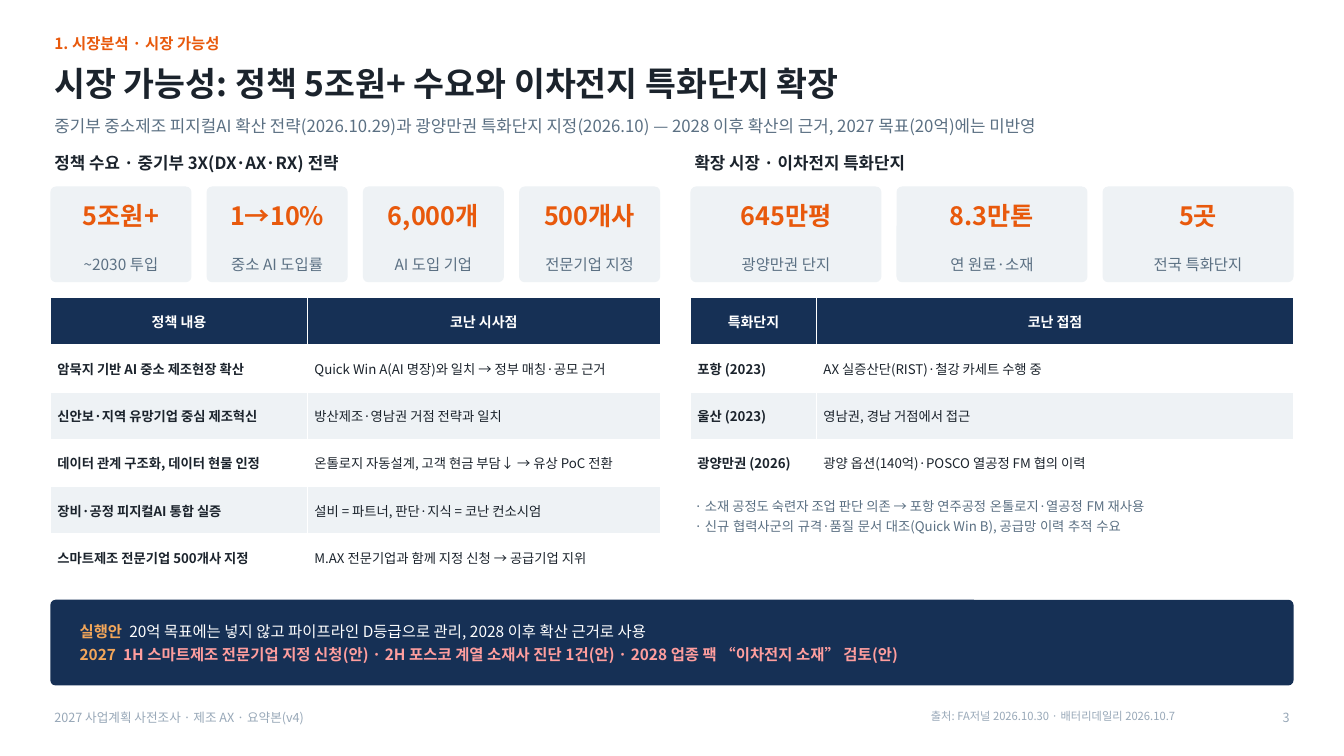
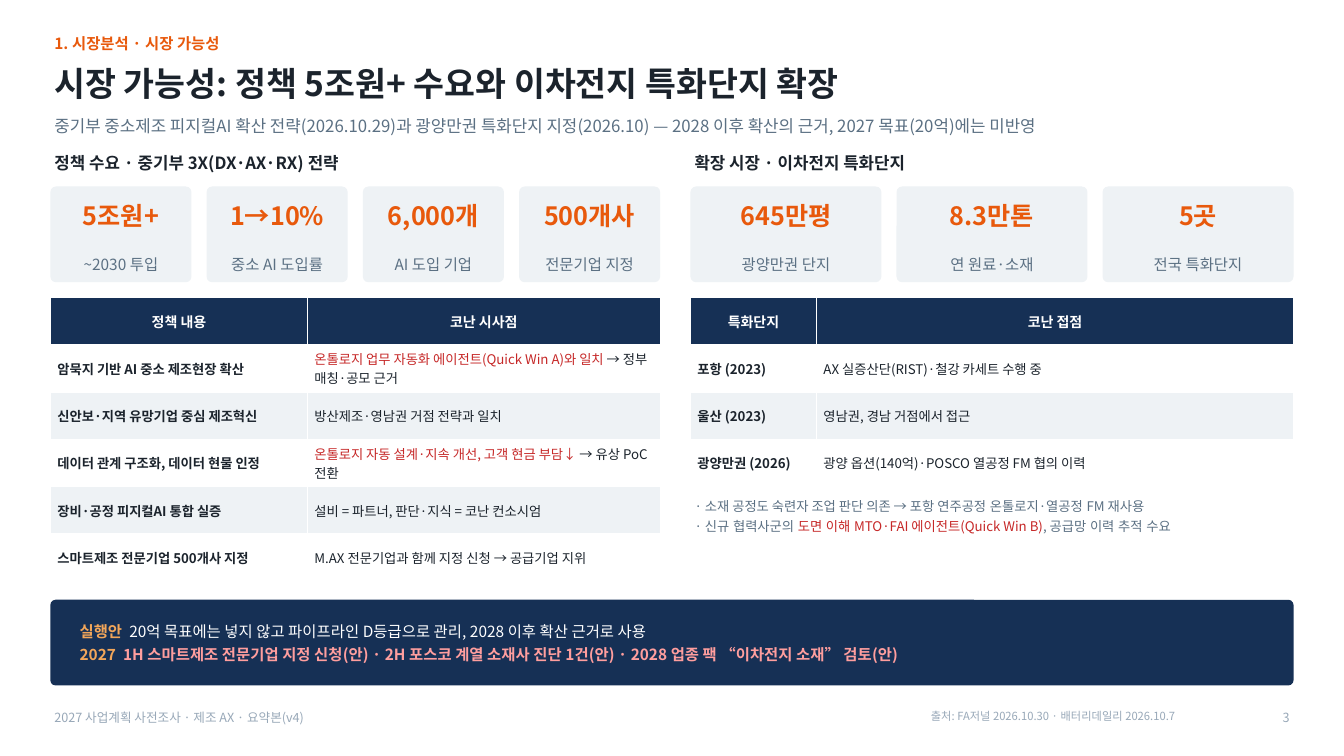
Before and after one commit to Jacob-Yeom/claude, a slide deck: slide 4 of output/2027_mfg_AX_summary_v4_1_product_roadmap_supplement.pptx. Drawn at 1344x756 pixels with LibreOffice and Linux fonts; fonts in the diff are those of the drawing. Boxes give left, top, right and bottom in pixels: in the first picture for what was removed or moved away, otherwise in the second. Text is boxed around its words. In the diff, an @@ line names an element or a change of style, - is before the commit and + after.

```diff
--- a/output/2027_mfg_AX_summary_v4_1_product_roadmap_supplement.pptx
+++ b/output/2027_mfg_AX_summary_v4_1_product_roadmap_supplement.pptx
@@ table at box(50, 297, 660, 582) @@
-row 2, column 2: Quick Win A(AI 명장)와 일치 → 정부 매칭·공모 근거
+row 2, column 2: 온톨로지 업무 자동화 에이전트(Quick Win A)와 일치 → 정부 매칭·공모 근거
-row 4, column 2: 온톨로지 자동설계, 고객 현금 부담↓ → 유상 PoC 전환
+row 4, column 2: 온톨로지 자동 설계·지속 개선, 고객 현금 부담↓ → 유상 PoC 전환
@@ text at box(705, 520, 1170, 534): text changed; text colour #5B7083 to #C62828 @@
-· 신규 협력사군의 규격·품질 문서 대조(Quick Win B), 공급망 이력 추적 수요
+· 신규 협력사군의 도면 이해 MTO·FAI 에이전트(Quick Win B), 공급망 이력 추적 수요
```
Also in this commit, not shown: 9 other slides changed, 2 other files.
